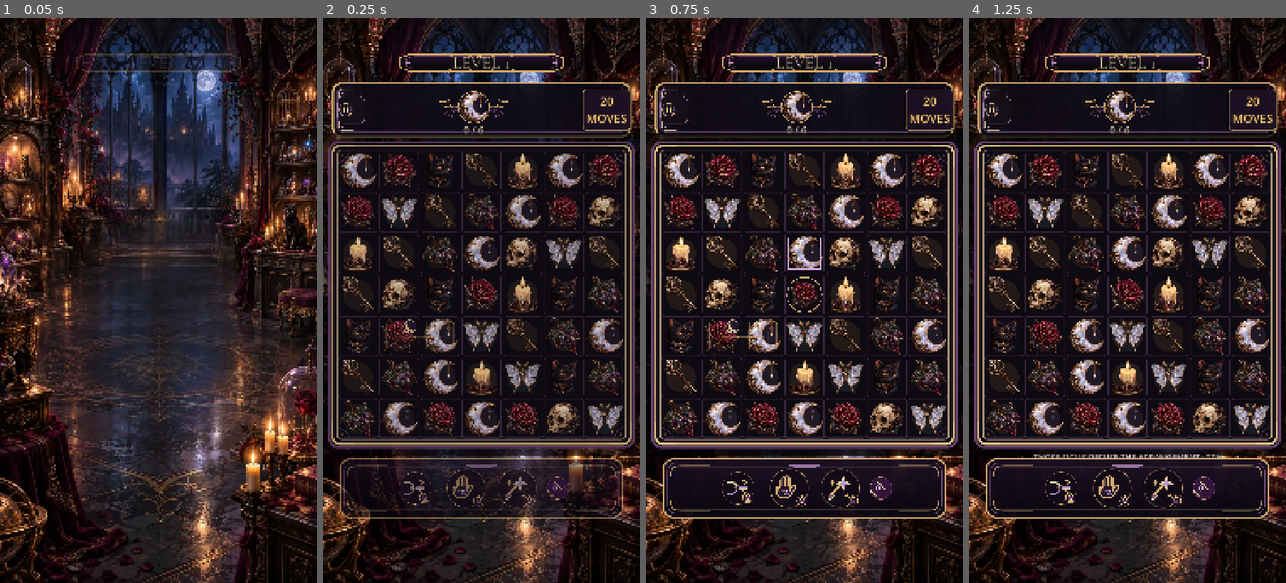
Above: before the commit, frames 1-4 (left to right).
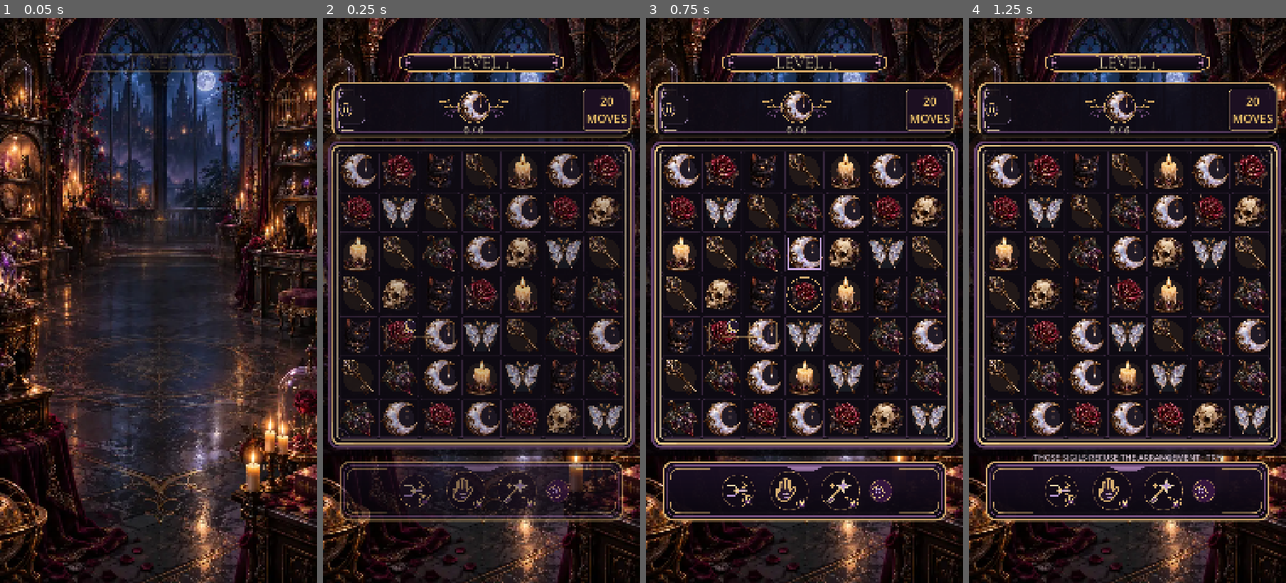
Above: after the commit, the same moments.

Repository: Jay-prodesign/akilta-match3
Game: Godot game, scene res://src/ui/gameplay/gameplay_screen.tscn
Same seed, same stepped clock (60 frames per second), same inputs: the game is played once before the commit and once after it. This scene is started directly instead of the project's main scene.
Inputs (mouse positions are in pixels of both pictures, inside the frame that each line leads up to):
- Up to frame 1 (0.05 s): no input
- Up to frame 2 (0.25 s): no input
- Up to frame 3 (0.75 s): drag from (804, 294) to (836, 176) at 0.52 s
- Up to frame 4 (1.25 s): no input

Frame 1 is identical in both runs. In frame 2, 3.0% of the frame differs, in the area x 5-95%, y 77-90%; in frame 3, 3.5%; in frame 4, 3.5%.

Commit message:
Keep Gameplay boosters attached on tall phones (#185)
* Keep gameplay boosters attached on tall phones

* Gate tall-phone gameplay booster attachment

* Require settled Android Gameplay visual evidence

* Expose tall-phone gameplay layout evidence

* Attach gameplay boosters to the rendered board

* Gate rendered board-to-booster spacing

* Fix Godot type inference for board-relative gameplay layout

Diff:
--- a/src/ui/gameplay/gameplay_screen.gd
+++ b/src/ui/gameplay/gameplay_screen.gd
@@ -54,6 +54,9 @@
 const KEEPER_ART_PATH := "res://assets/pieces/black_cat.webp"
 const AUTO_HINT_DELAY_SECONDS := 9.0
 const GUIDED_HINT_DELAY_SECONDS := 4.0
+const BOOSTER_TRAY_ANCHOR_TOP := 0.775
+const BOOSTER_TRAY_BOARD_GAP := 36.0
+const BOOSTER_TRAY_HEIGHT := 220.0
 const BOOSTER_ART_PATHS := {
 	"hint": KEEPER_ART_PATH,
 	"plus_moves": "res://assets/pieces/potion.webp",
@@ -281,7 +284,25 @@
 	result_overlay.visible = false
 	if FileAccess.file_exists(default_level_path):
 		load_level_path(default_level_path, default_seed)
+	if not get_viewport().size_changed.is_connected(_schedule_booster_tray_alignment):
+		get_viewport().size_changed.connect(_schedule_booster_tray_alignment)
+	_schedule_booster_tray_alignment()
 	call_deferred("_play_gameplay_intro")
+
+func booster_tray_target_top_for_board_bottom(board_bottom: float) -> float:
+	return board_bottom + BOOSTER_TRAY_BOARD_GAP
+
+func _schedule_booster_tray_alignment() -> void:
+	call_deferred("_align_booster_tray_to_board_band")
+
+func _align_booster_tray_to_board_band() -> void:
+	if _booster_tray == null or board_view == null:
+		return
+	var board_bottom: float = float(board_view.global_position.y + board_view.size.y)
+	var desired_top := booster_tray_target_top_for_board_bottom(board_bottom)
+	var delta := desired_top - _booster_tray.global_position.y
+	_booster_tray.offset_top += delta
+	_booster_tray.offset_bottom += delta
 
 func _install_direct_action_frame(button: Button, frame_art: TextureRect, asset_path: String) -> void:
 	if button == null or frame_art == null:
@@ -1381,9 +1402,12 @@
 			func(button): return button.disabled and button.custom_minimum_size.y >= 108.0 and button.icon != null
 		)
 	)
+	var board_to_booster_gap: float = float(_booster_tray.global_position.y - (board_view.global_position.y + board_view.size.y))
 	var composition_locked: bool = (
 		_booster_tray != null
-		and is_equal_approx(_booster_tray.anchor_top, 0.775)
+		and is_equal_approx(_booster_tray.anchor_top, BOOSTER_TRAY_ANCHOR_TOP)
+		and board_to_booster_gap >= BOOSTER_TRAY_BOARD_GAP - 2.0
+		and board_to_booster_gap <= BOOSTER_TRAY_BOARD_GAP + 2.0
 		and (_booster_tray.offset_bottom - _booster_tray.offset_top) >= 210.0
 		and (_booster_tray.offset_bottom - _booster_tray.offset_top) <= 230.0
 		and hint_label != null
@@ -1425,7 +1449,7 @@
 	var compact_geometry_locked: bool = (
 		is_equal_approx(_booster_tray.anchor_left, 0.045)
 		and is_equal_approx(_booster_tray.anchor_right, 0.955)
-		and is_equal_approx(_booster_tray.anchor_top, 0.775)
+		and is_equal_approx(_booster_tray.anchor_top, BOOSTER_TRAY_ANCHOR_TOP)
 		and ($Layout/BoardView as Control).custom_minimum_size.y >= 1020.0
 		and ($Layout/BoardView as Control).custom_minimum_size.y <= 1080.0
 	)
@@ -1462,6 +1486,7 @@
 		"north_star_resource_strip": not $ResourceBar.visible,
 		"north_star_objective_strip": hierarchy_locked,
 		"north_star_booster_tray": booster_family_locked and composition_locked,
+		"tall_viewport_booster_attachment": board_to_booster_gap >= BOOSTER_TRAY_BOARD_GAP - 2.0 and board_to_booster_gap <= BOOSTER_TRAY_BOARD_GAP + 2.0,
 		"deterministic_gameplay_geometry": true,
 		"truthful_sealed_slots": _sealed_boost_a.disabled and _sealed_boost_b.disabled and _sealed_boost_c.disabled,
 		"authored_target_moves_hierarchy": objective_icon.texture != null and integrated_hud_surface,
@@ -1507,6 +1532,8 @@
 		"resource_bar_height": ($ResourceBar as PanelContainer).offset_bottom - ($ResourceBar as PanelContainer).offset_top,
 		"hud_plate_height": ($Layout/HUDPlate as PanelContainer).custom_minimum_size.y,
 		"booster_tray_height": _booster_tray.offset_bottom - _booster_tray.offset_top,
+		"board_to_booster_gap": board_to_booster_gap,
+		"booster_tray_target_top_1452": booster_tray_target_top_for_board_bottom(1452.0),
 		"visible_booster_count": 3,
 		"authored_result_values": _result_reward_values != null,
 		"authored_result_proclamation": _result_proclamation != null and _result_keeper_cat != null,
--- a/tests/unit/test_gameplay_authored_presentation_shell.gd
+++ b/tests/unit/test_gameplay_authored_presentation_shell.gd
@@ -14,7 +14,7 @@
 	var contract: Dictionary = screen.gameplay_presentation_contract()
 	for key in [
 		"authored_hud_plate", "authored_resource_bar", "authored_booster_menu",
-		"north_star_resource_strip", "north_star_objective_strip", "north_star_booster_tray",
+		"north_star_resource_strip", "north_star_objective_strip", "north_star_booster_tray", "tall_viewport_booster_attachment",
 		"truthful_sealed_slots", "authored_target_moves_hierarchy", "authored_board_frame",
 		"asset_backed_gameplay_chrome", "board_frame_asset_owner", "north_star_gameplay_geometry",
 		"gameplay_header_clearance", "compact_resource_chips", "asset_backed_resource_chips",
@@ -30,6 +30,8 @@
 	_expect(float(contract.get("resource_bar_height", 0.0)) == 80.0, "Resource strip height drifted")
 	_expect(float(contract.get("hud_plate_height", 0.0)) >= 184.0 and float(contract.get("hud_plate_height", 0.0)) <= 200.0, "Target/moves HUD depth drifted from North Star composition")
 	_expect(float(contract.get("booster_tray_height", 0.0)) >= 210.0 and float(contract.get("booster_tray_height", 0.0)) <= 230.0, "Booster tray depth drifted")
+	_expect(is_equal_approx(float(screen.booster_tray_target_top_for_board_bottom(1452.0)), 1488.0), "Baseline board-to-booster authored gap drifted")
+	_expect(float(contract.get("board_to_booster_gap", -1.0)) >= 34.0 and float(contract.get("board_to_booster_gap", -1.0)) <= 38.0, "Gameplay boosters must stay attached to the rendered board across viewport expansion")
 
 	var level_plaque := screen.get_node_or_null("Layout/LevelPlaque") as PanelContainer
 	var eyebrow := screen.get_node_or_null("Layout/LevelPlaque/Eyebrow") as Label
Not shown, changed: .github/workflows/android-runtime-smoke.yml
